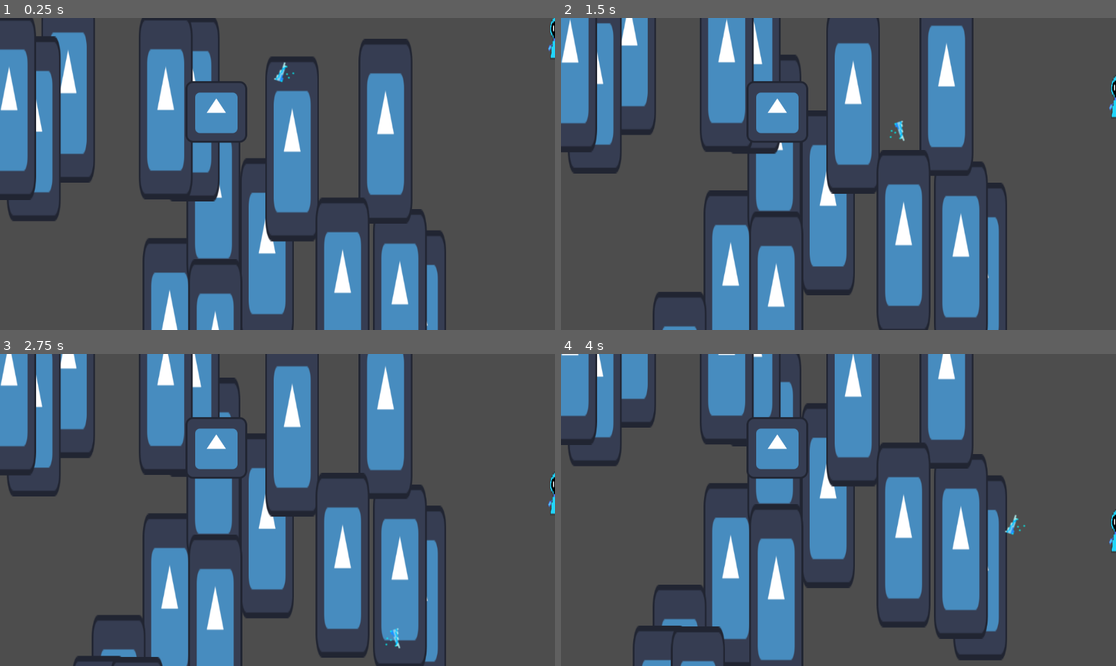
Above: before the commit, frames 1-4 (two rows, left to right).
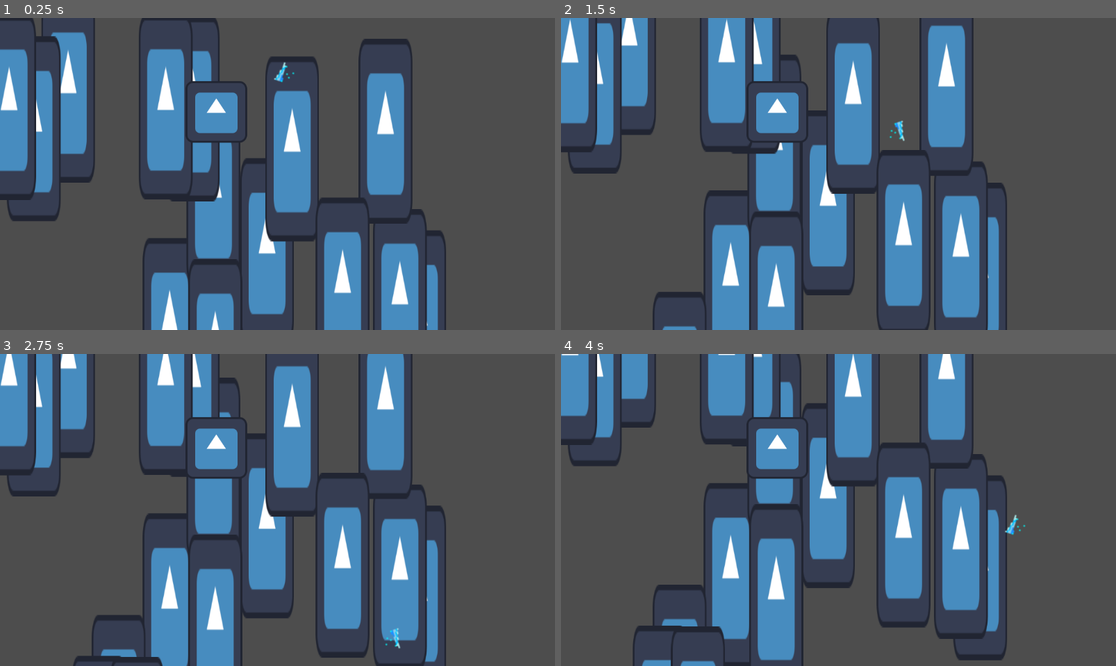
Above: after the commit, the same moments.

Repository: tredden330/Pixel_Wiz
Game: Godot game, scene res://level.tscn
The game is run twice, just before and just after one commit, with the same random seed, the same clock (stepped at 60 frames per second) and the same inputs. The engine's default icon, where the game draws it, is replaced by a stand-in: a white triangle on a blue panel in a dark square.
Inputs:
- Up to frame 1 (0.25 s): no input
- Up to frame 2 (1.5 s): hold W (move_up_1) 0.53-1.28 s; hold Down (move_down_2) 0.53-1.28 s; hold S (move_down_1) from 1.28 s (still down); tap Up (move_up_2) at 1.35 s
- Up to frame 3 (2.75 s): release S (move_down_1) at 2.03 s; hold W (move_up_1) from 2.03 s (still down); hold Down (move_down_2) from 2.03 s (still down)
- Up to frame 4 (4 s): release Down (move_down_2) at 2.78 s; tap Up (move_up_2) at 2.85 s; release W (move_up_1) at 3.53 s; hold S (move_down_1) from 3.53 s (still down); hold Down (move_down_2) from 3.53 s (still down)

The runs differ from the first frame. In frame 1, 0.1% of the frame differs, in the area x 98-100%, y 0-13%; in frame 2, 0.1%; in frame 3, 0.1%; in frame 4, 0.1%, in the area x 98-100%, y 49-64%.

Commit message:
Update level.tscn

Diff:
--- a/wizard_battler/level.tscn
+++ b/wizard_battler/level.tscn
@@ -1,8 +1,7 @@
-[gd_scene load_steps=7 format=3 uid="uid://c0568nyr02eu0"]
+[gd_scene load_steps=6 format=3 uid="uid://c0568nyr02eu0"]
 
 [ext_resource type="Texture2D" uid="uid://dnnm0j6n0uqh5" path="res://Ice Wizard0.png" id="1_ogmoo"]
 [ext_resource type="Script" path="res://player_movement.gd" id="2_dl3ne"]
-[ext_resource type="Script" path="res://right_movement.gd" id="3_8ecvc"]
 [ext_resource type="Texture2D" uid="uid://qhv57b0xc4k8" path="res://IceAttackBasic1.png" id="4_5alrh"]
 [ext_resource type="Script" path="res://Ball.gd" id="4_iuq8k"]
 [ext_resource type="PackedScene" uid="uid://qvbdt7hbb1co" path="res://fireball.tscn" id="6_qbljj"]
@@ -15,12 +14,6 @@
 texture = ExtResource("1_ogmoo")
 script = ExtResource("2_dl3ne")
 
-[node name="Right Bar" type="Sprite2D" parent="."]
-position = Vector2(1158, 42)
-scale = Vector2(1, 2.91)
-texture = ExtResource("1_ogmoo")
-script = ExtResource("3_8ecvc")
-
 [node name="Ball" type="Sprite2D" parent="."]
 position = Vector2(562, 186)
 rotation = -3.14159
